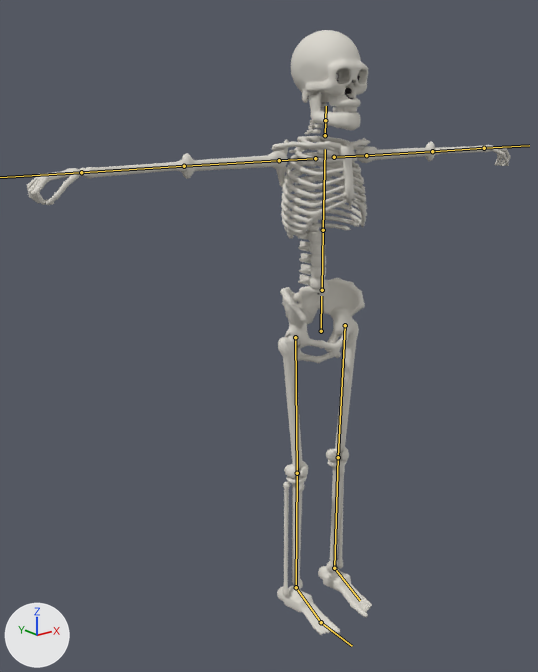
Before and after pictures for a commit that changed the FBX model Assets/Resources/Bodies/Skeleton.fbx.
Camera for both pictures: a 50 mm camera at (-0.821, -0.885, 0.897) aimed at (-0.111, 0.002, 0.542). Every picture has the same lights, and +X, +Y and +Z are marked at lower left. The picture after the commit comes second. The bones that change, and the others that lie on the model, are drawn over the model as lines.

Objects in the first picture: 'SkeletonMesh'.
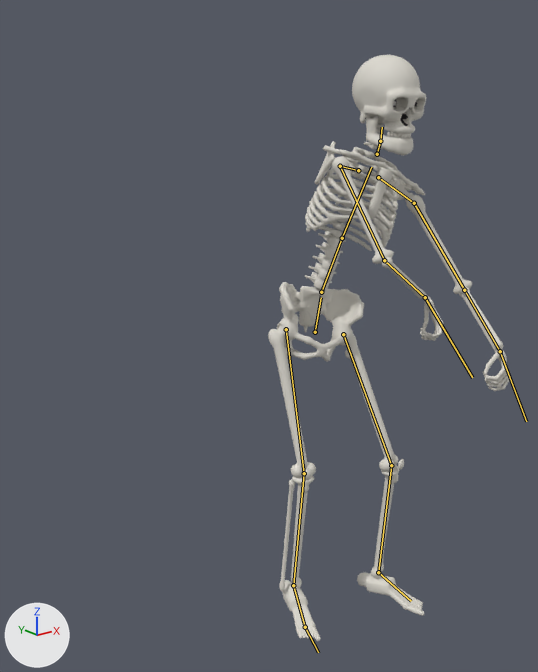
The newer file adds an action. The first version stands in its rest pose; the second is drawn at frame 1 of the action 'Skeleton|Draw'.

Boxes [x1, y1, x2, y2] around the edits, measured in the pictures (538 x 672 px):
'SkeletonMesh', posed (50% narrower)
    before: [27, 30, 511, 635]
    after: [268, 55, 510, 641]
bone 'Hips', root to tip
    before: (321, 331) to (321, 296)
    after: (315, 332) to (321, 297)
bone 'Spine', root to tip
    before: (322, 290) to (323, 230)
    after: (321, 292) to (342, 238)
bone 'Chest', root to tip
    before: (323, 230) to (325, 149)
    after: (342, 238) to (371, 167)
bone 'Neck', root to tip
    before: (325, 135) to (325, 120)
    after: (377, 154) to (380, 141)
bone 'Head', root to tip
    before: (325, 120) to (326, 106)
    after: (380, 141) to (382, 127)
bone 'LeftShoulder', root to tip
    before: (334, 157) to (366, 155)
    after: (378, 177) to (414, 203)
bone 'LeftUpperArm', root to tip
    before: (366, 155) to (432, 151)
    after: (414, 203) to (464, 290)
bone 'LeftLowerArm', root to tip
    before: (432, 151) to (484, 148)
    after: (464, 290) to (500, 351)
bone 'LeftHand', root to tip
    before: (484, 148) to (529, 145)
    after: (500, 351) to (526, 421)
bone 'RightShoulder', root to tip
    before: (315, 158) to (279, 160)
    after: (358, 170) to (340, 166)
bone 'RightUpperArm', root to tip
    before: (279, 160) to (184, 166)
    after: (340, 166) to (384, 260)
bone 'RightLowerArm', root to tip
    before: (184, 166) to (81, 172)
    after: (384, 260) to (425, 297)
bone 'LeftUpperLeg', root to tip
    before: (345, 325) to (338, 457)
    after: (343, 334) to (391, 465)
bone 'LeftLowerLeg', root to tip
    before: (338, 457) to (334, 568)
    after: (391, 465) to (378, 572)
bone 'LeftFoot', root to tip
    before: (334, 568) to (360, 600)
    after: (378, 572) to (411, 601)
bone 'RightUpperLeg', root to tip
    before: (295, 337) to (297, 473)
    after: (286, 329) to (304, 473)
bone 'RightLowerLeg', root to tip
    before: (297, 473) to (296, 587)
    after: (304, 473) to (293, 585)
bone 'RightFoot', root to tip
    before: (296, 587) to (321, 622)
    after: (293, 585) to (305, 627)
bone 'RightToes', root to tip
    before: (321, 622) to (352, 646)
    after: (305, 627) to (318, 652)

What the commit changed:
Bone 'Hips' (bone_hips) moves from (0.0, 0.0, 0.0) to (0.021, -0.015, -0.038).
Bone 'Hips' (bone_hips) turns from (0, 0, 0) to (-1, -17, -12) degrees about its own x, y and z.
Bone 'Spine' (bone_spine) turns from (0, 0, 0) to (13, 1, -5) degrees about its own x, y and z.
Bone 'Chest' (bone_chest) turns from (0, 0, 0) to (0, 0, -2) degrees about its own x, y and z.
Bone 'Neck' (bone_neck) turns from (0, 0, 0) to (9, 1, 14) degrees about its own x, y and z.
Bone 'Head' (bone_head) turns from (0, 0, 0) to (-12, 13, 0) degrees about its own x, y and z.
Bone 'LeftShoulder' (bone_leftshoulder) turns from (0, 0, 0) to (-14, 0, -23) degrees about its own x, y and z.
Bone 'LeftUpperArm' (bone_leftupperarm) turns from (0, 0, 0) to (-23, -3, -14) degrees about its own x, y and z.
Bone 'LeftLowerArm' (bone_leftlowerarm) turns from (0, 0, 0) to (0, -17, -49) degrees about its own x, y and z.
Bone 'LeftHand' (bone_lefthand) turns from (0, 0, 0) to (-8, 7, -8) degrees about its own x, y and z.
Bone 'RightShoulder' (bone_rightshoulder) turns from (0, 0, 0) to (0, 0, 38) degrees about its own x, y and z.
Bone 'RightUpperArm' (bone_rightupperarm) turns from (0, 0, 0) to (-41, -28, 103) degrees about its own x, y and z.
Bone 'RightLowerArm' (bone_rightlowerarm) turns from (0, 0, 0) to (24, -18, 63) degrees about its own x, y and z.
Bone 'RightHand' (bone_righthand) turns from (0, 0, 0) to (-22, -21, -59) degrees about its own x, y and z.
Bone 'LeftUpperLeg' (bone_leftupperleg) turns from (0, 0, 0) to (-22, -39, -12) degrees about its own x, y and z.
Bone 'LeftLowerLeg' (bone_leftlowerleg) turns from (0, 0, 0) to (29, 7, 0) degrees about its own x, y and z.
Bone 'LeftFoot' (bone_leftfoot) turns from (0, 0, 0) to (-4, -1, 1) degrees about its own x, y and z.
Bone 'RightUpperLeg' (bone_rightupperleg) turns from (0, 0, 0) to (-14, 7, -12) degrees about its own x, y and z.
Bone 'RightLowerLeg' (bone_rightlowerleg) turns from (0, 0, 0) to (21, -3, 3) degrees about its own x, y and z.
Bone 'RightFoot' (bone_rightfoot) turns from (0, 0, 0) to (1, 6, -1) degrees about its own x, y and z.
Bone 'RightToes' (bone_righttoes) turns from (0, 0, 0) to (12, -2, -1) degrees about its own x, y and z.
